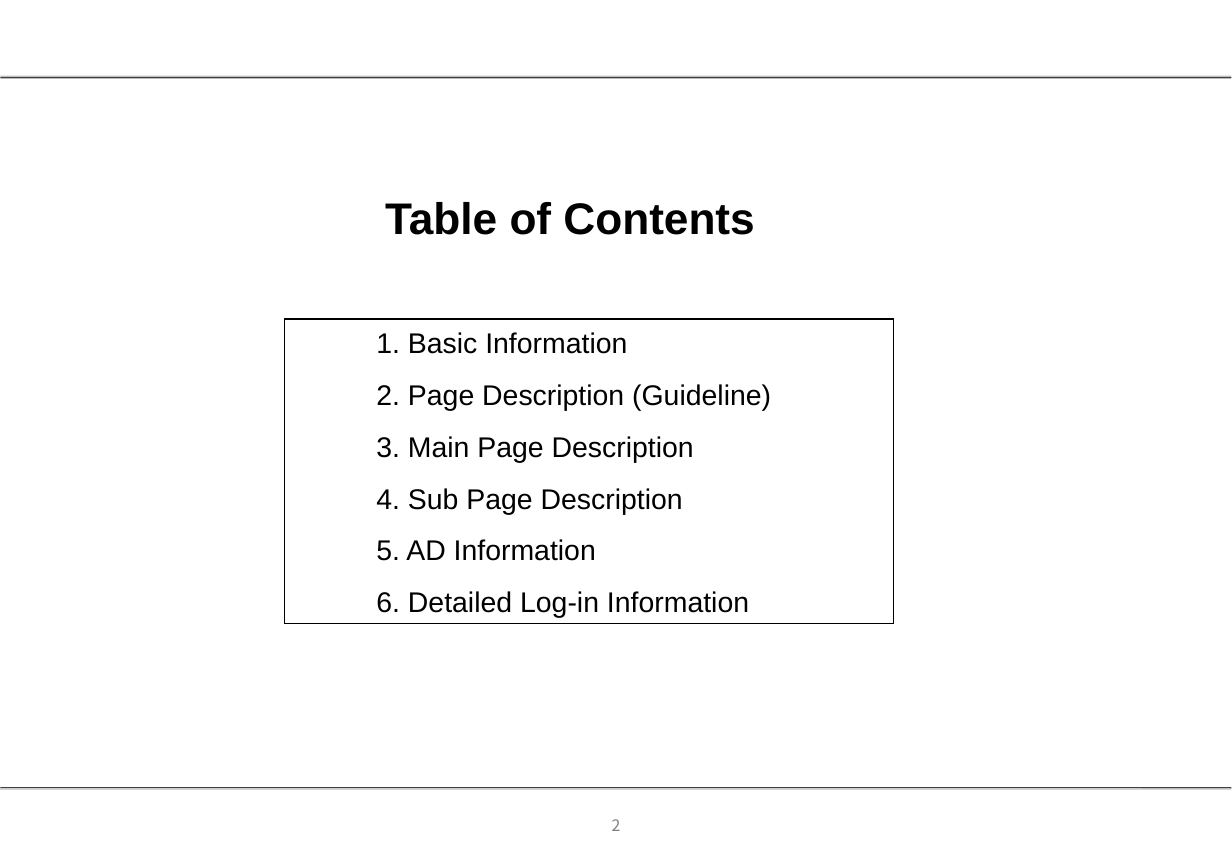
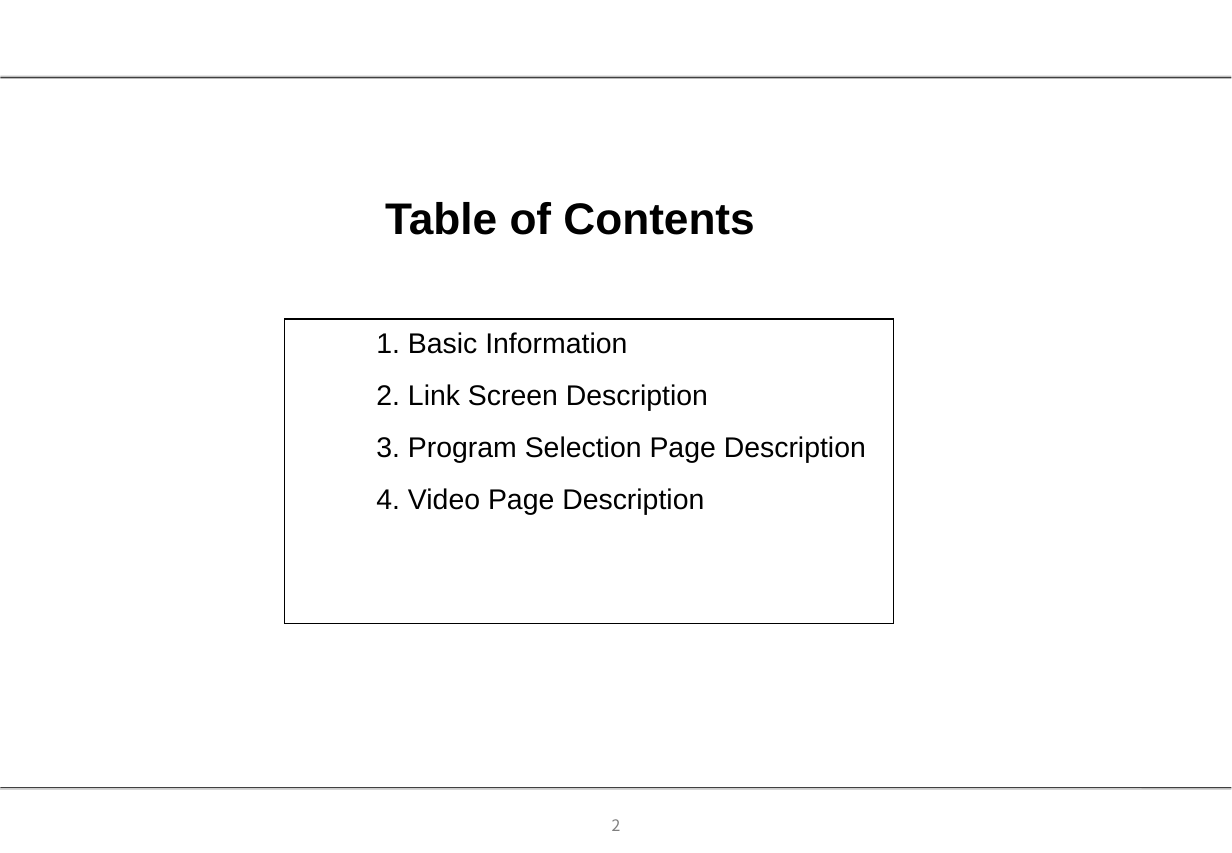
Before and after one commit to mervick/orangeeplayer, a slide deck: slide 2 of docs/documents for lg qa 3.0/app_description_3 0.ppt. Drawn at 1232x853 pixels with LibreOffice and Linux fonts; fonts in the diff are those of the drawing; background and template pictures are left out. Boxes give left, top, right and bottom in pixels: in the first picture for what was removed or moved away, otherwise in the second. Text is boxed around its words. In the diff, an @@ line names an element or a change of style, - is before the commit and + after.

```diff
--- a/docs/documents for lg qa 3.0/app_description_3 0.ppt
+++ b/docs/documents for lg qa 3.0/app_description_3 0.ppt
@@ text at [376, 384, 866, 514]: text changed @@
-2. Page Description (Guideline)
-3. Main Page Description
-4. Sub Page Description
-5. AD Information
-6. Detailed Log-in Information
+2. Link Screen Description
+3. Program Selection Page Description
+4. Video Page Description
```
Also in this commit, not shown: 5 other slides changed, 1 slide removed.
